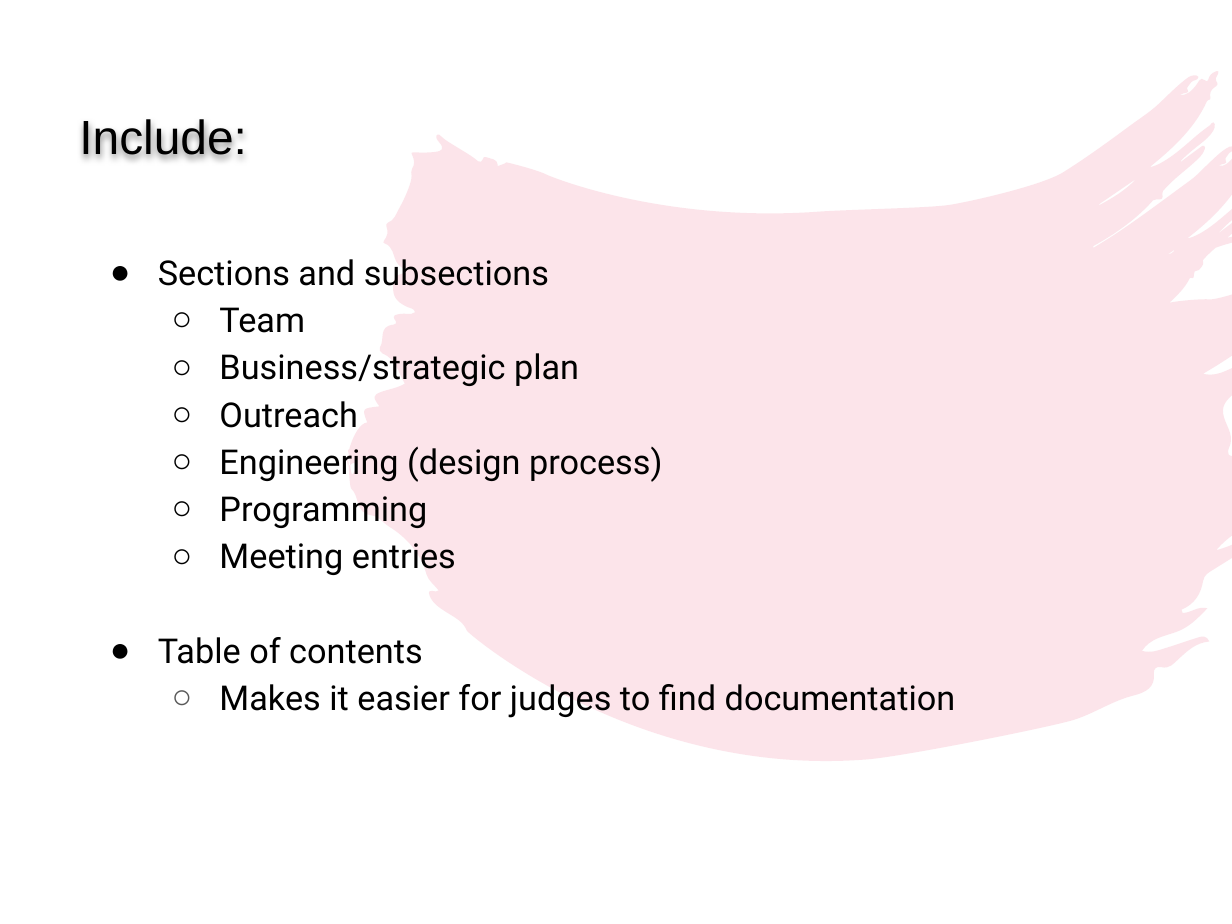
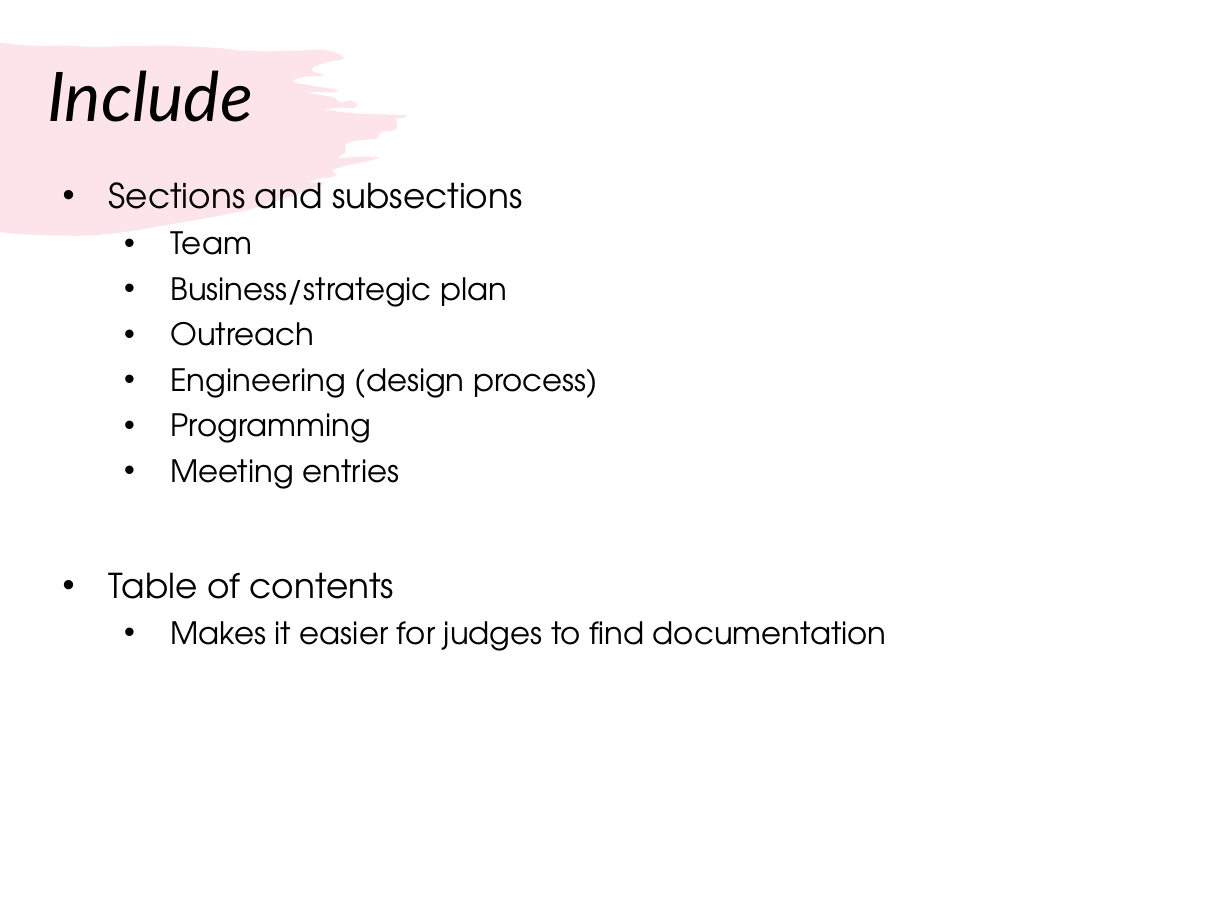
Before and after one commit to droidsrobotics/FTC-Tutorials, a slide deck: slide 13 of translations/en-us/Competitions/Engineering Notebook.pptx (slide 12 before the commit). Drawn at 1232x924 pixels with LibreOffice and Linux fonts; fonts in the diff are those of the drawing. Boxes give left, top, right and bottom in pixels: in the first picture for what was removed or moved away, otherwise in the second. Text is boxed around its words. In the diff, an @@ line names an element or a change of style, - is before the commit and + after.

```diff
--- a/translations/en-us/Competitions/Engineering Notebook.pptx
+++ b/translations/en-us/Competitions/Engineering Notebook.pptx
@@ freeform shape added at (0, 42, 407, 235), fill #F07C98 at 20% opacity @@
@@ title "Include" at (47, 70, 253, 122): vertical alignment top to middle @@
@@ title at (47, 70, 253, 122): text changed; size 28 to 40 pt; font Arial to Lato; italic on @@
-Include:
+Include
@@ freeform shape removed at (350, 71, 1232, 759) @@
@@ text "Sections and subsections": place and size @@
-text "Sections and subsections" at (158, 259, 956, 718)
+text "Sections and subsections" at (109, 182, 887, 651)
@@ text "Sections and subsections" at (109, 182, 887, 651): font Roboto to TeX Gyre Adventor; size 20 to 18 pt in "Team", "Business/strategic plan", "Outreach", "Engineering (design process)" and 3 more places; bullet ● to •; line spacing 1.15 to 1; more space between paragraphs; bullet ○ to •; bullet colour #595959 to #000000 @@
```
Also in this commit, not shown: 19 other slides changed, 1 slide added, 2 other files.
